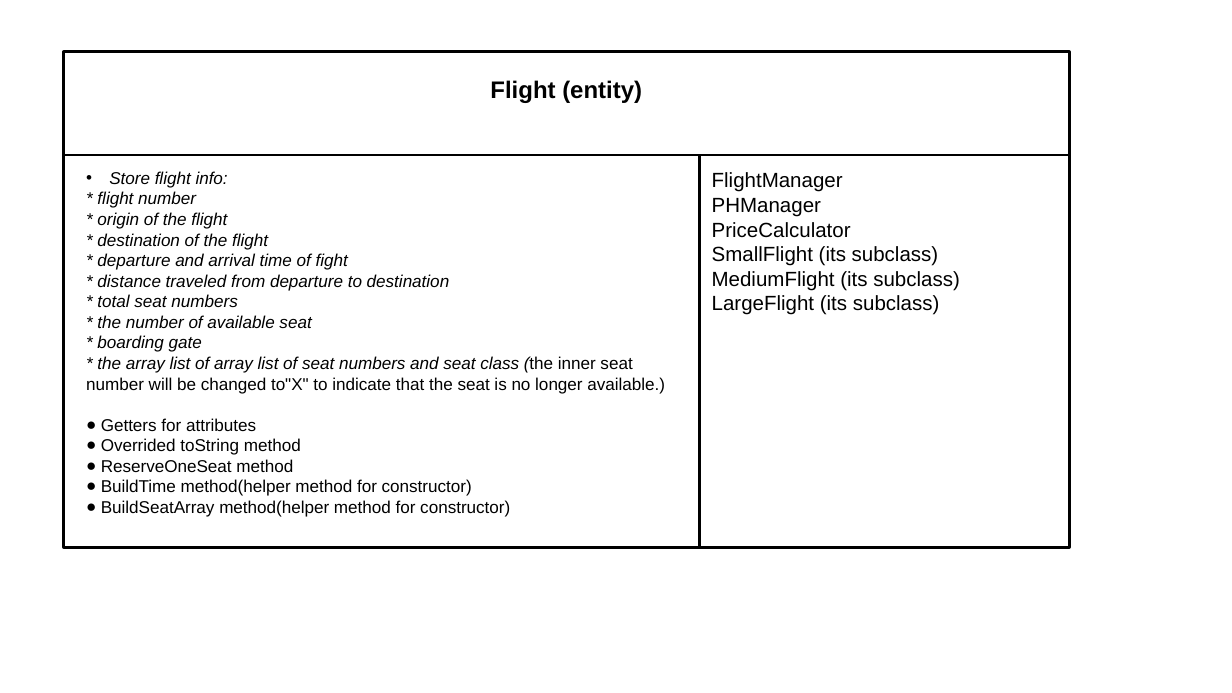
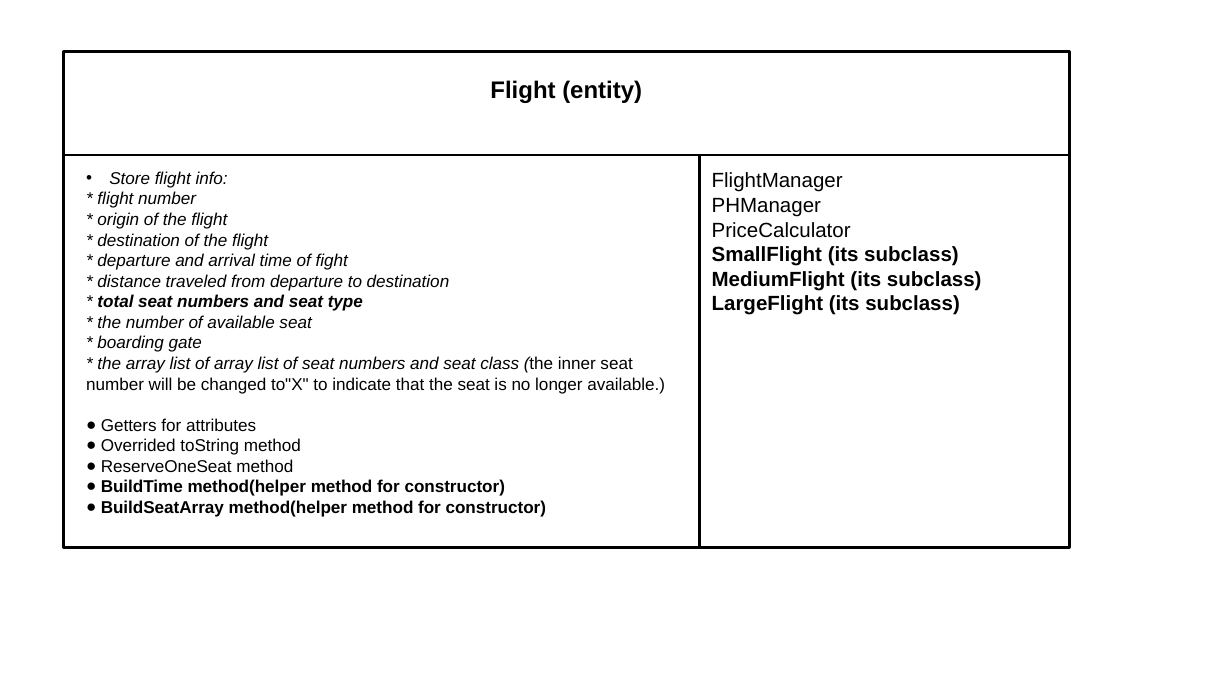
Before and after one commit to Jasmine-Zhuang/TicketVendorSystem, a slide deck: slide 2 of phase1/TicketVendor CRC Cards.pptx. Drawn at 1232x693 pixels with LibreOffice and Linux fonts; fonts in the diff are those of the drawing. Boxes give left, top, right and bottom in pixels: in the first picture for what was removed or moved away, otherwise in the second. Text is boxed around its words. In the diff, an @@ line names an element or a change of style, - is before the commit and + after.

```diff
--- a/phase1/TicketVendor CRC Cards.pptx
+++ b/phase1/TicketVendor CRC Cards.pptx
@@ text in rectangle at (86,191,665,394): text changed @@
-* flight number
-* origin of the flight
-* destination of the flight
-* departure and arrival time of fight
-* distance traveled from departure to destination
-* total seat numbers
-* the number of available seat
-* boarding gate
-* the array list of array list of seat numbers and seat class (the inner seat number will be changed to"X" to indicate that the seat is no longer available.)
+* flight number
+* origin of the flight
+* destination of the flight
+* departure and arrival time of fight
+* distance traveled from departure to destination
+* total seat numbers and seat type
+* the number of available seat
+* boarding gate
+* the array list of array list of seat numbers and seat class (the inner seat number will be changed to"X" to indicate that the seat is no longer available.)
@@ text in rectangle at (712,246,982,315): bold on in "SmallFlight (its subclass)", "MediumFlight (its subclass)", "LargeFlight (its subclass)" @@
@@ text in rectangle at (101,479,546,517): bold on in "BuildTime method(helper method for constructor)", "BuildSeatArray method(helper method for constructor)" @@
```
Also in this commit, not shown: 8 other slides changed.
